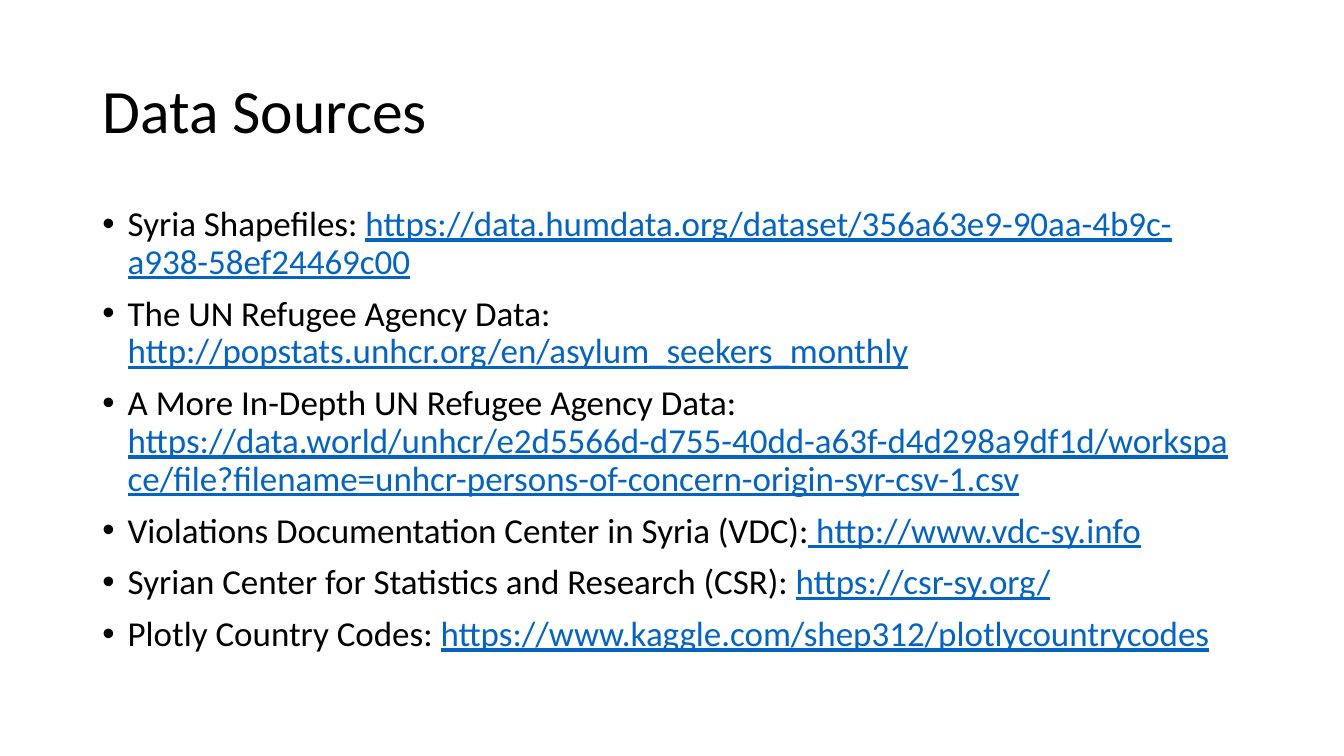
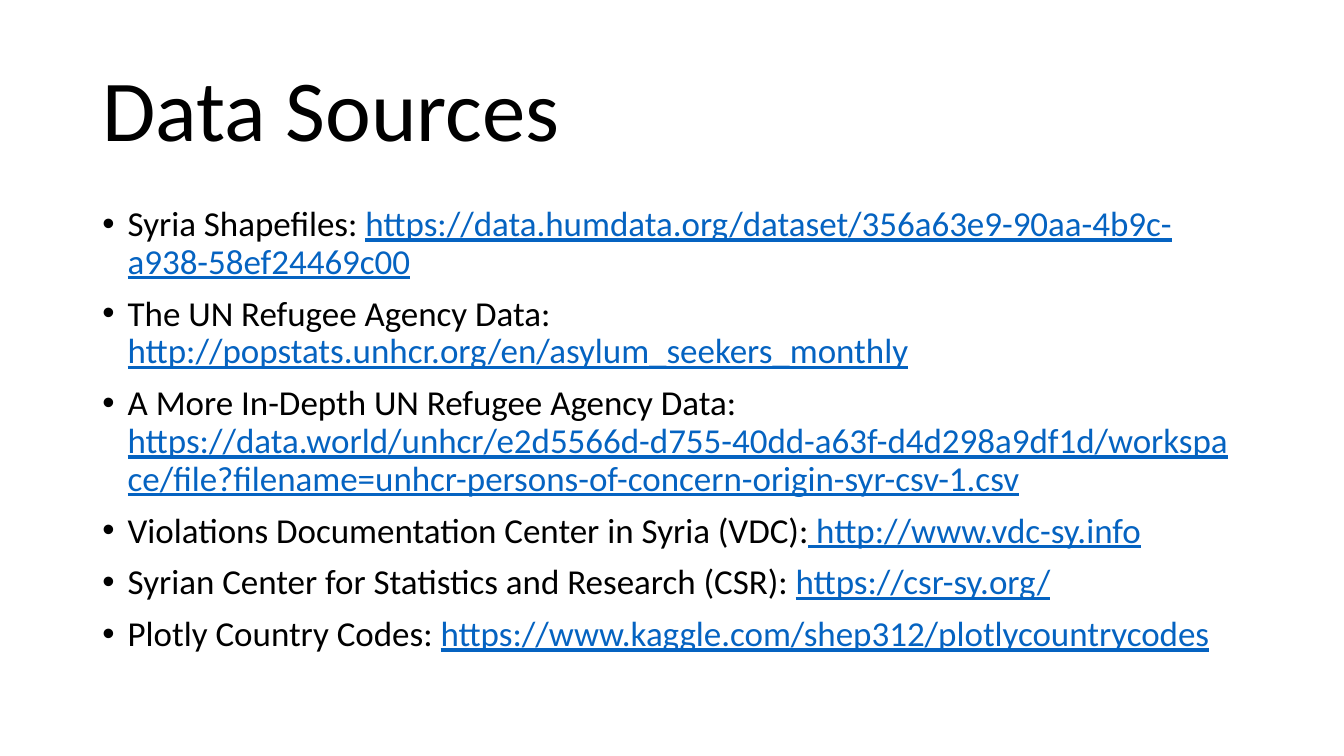
Before and after one commit to romansul/syrian-civil-war, a slide deck: slide 3 of FinalProjectPresentation.pptx (slide 2 before the commit). Drawn at 1344x756 pixels with LibreOffice and Linux fonts; fonts in the diff are those of the drawing; background and template pictures are left out. Boxes give left, top, right and bottom in pixels: in the first picture for what was removed or moved away, otherwise in the second. Text is boxed around its words. In the diff, an @@ line names an element or a change of style, - is before the commit and + after.

```diff
--- a/FinalProjectPresentation.pptx
+++ b/FinalProjectPresentation.pptx
@@ title "Data Sources" at (102,84,560,142): size 44 to 62 pt @@
```
Also in this commit, not shown: 4 other slides changed, 1 slide added.
